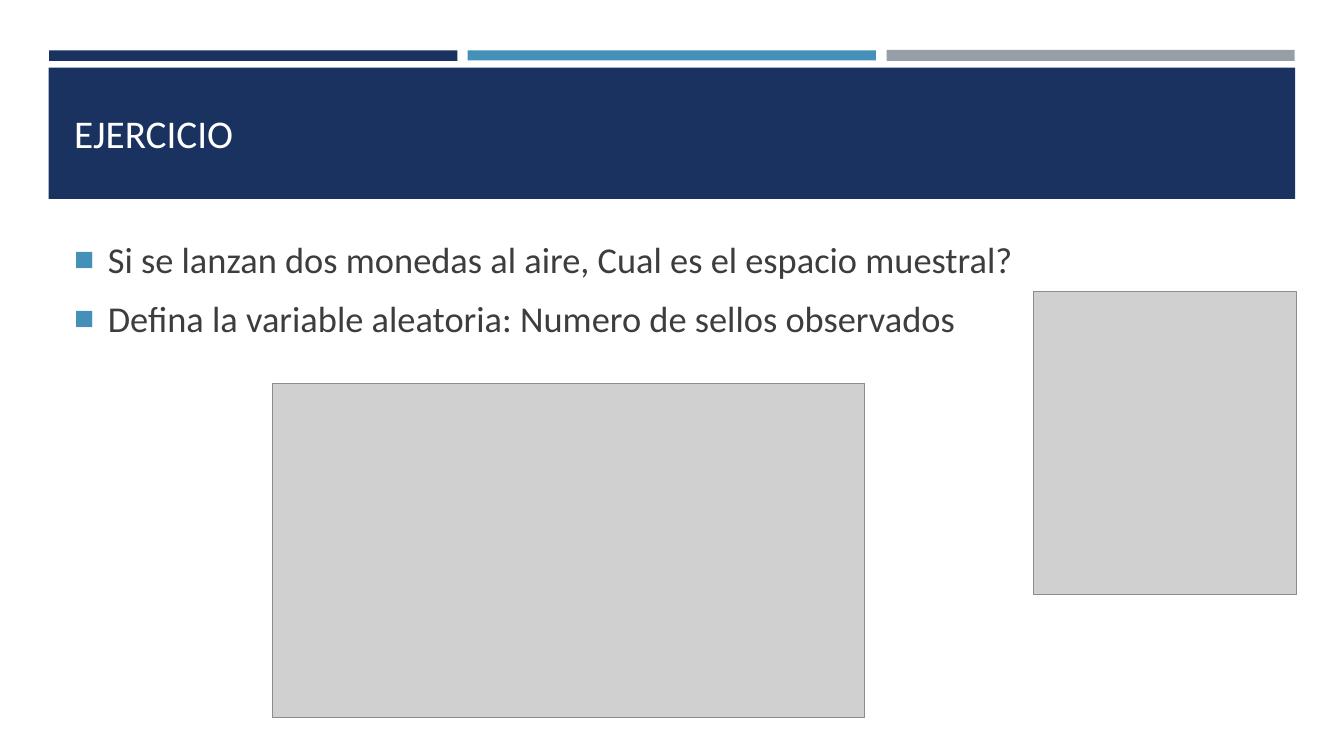
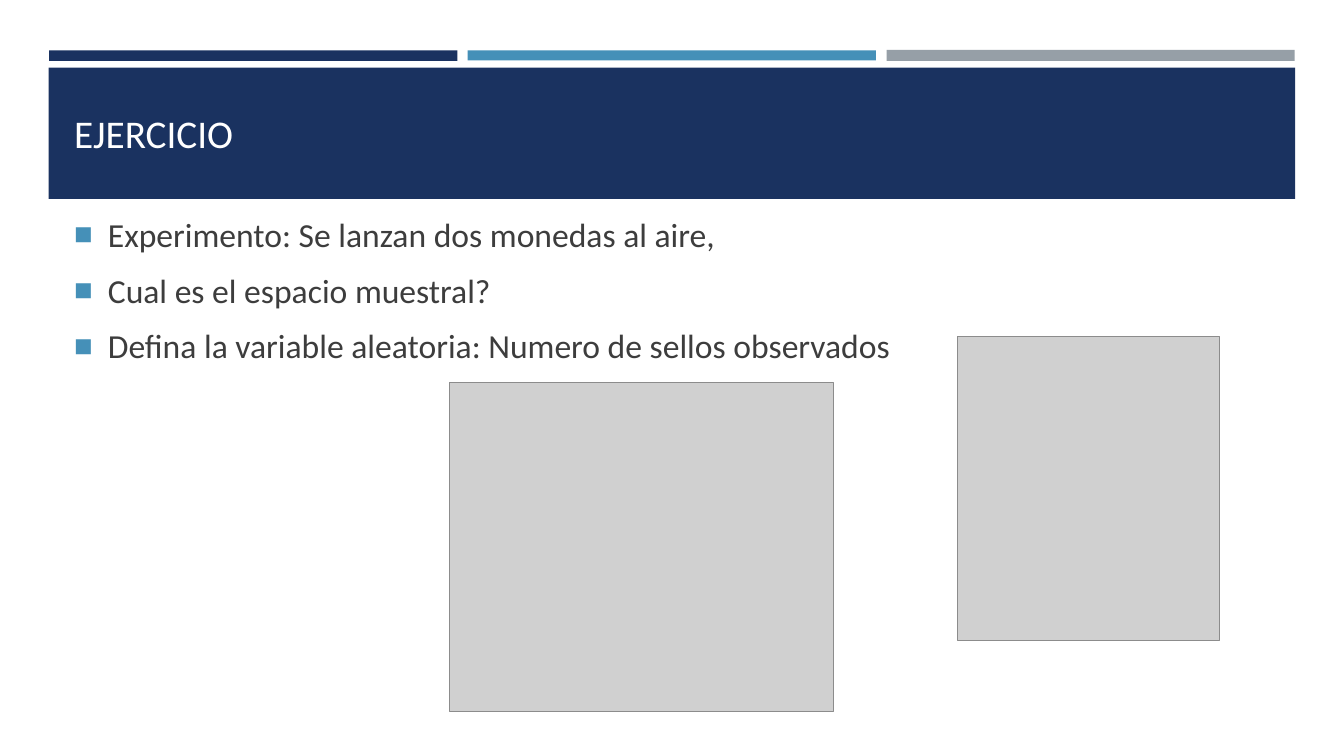
Before and after one commit to estadisticaITM/estadisticaITM.github.io, a slide deck: slide 14 of ITM_VAD_EBX.pptx (slide 24 before the commit). Drawn at 1344x756 pixels with LibreOffice and Linux fonts; fonts in the diff are those of the drawing; grey boxes stand for pictures. Boxes give left, top, right and bottom in pixels: in the first picture for what was removed or moved away, otherwise in the second. Text is boxed around its words. In the diff, an @@ line names an element or a change of style, - is before the commit and + after.

```diff
--- a/ITM_VAD_EBX.pptx
+++ b/ITM_VAD_EBX.pptx
@@ text at bbox=[108, 223, 715, 309]: text changed; size 26 to 24.1 pt @@
-■ Si se lanzan dos monedas al aire, Cual es el espacio muestral?
+■ Experimento: Se lanzan dos monedas al aire,
+■ Cual es el espacio muestral?
@@ text at bbox=[108, 334, 889, 359]: size 26 to 24.1 pt in "Defina la variable aleatoria: Numero de sellos ..." @@
@@ picture: place and size @@
-picture at bbox=[1033, 291, 1296, 595]
+picture at bbox=[958, 337, 1220, 640]
@@ picture: place and size @@
-picture at bbox=[272, 383, 865, 717]
+picture at bbox=[450, 383, 834, 712]
```
Also in this commit, not shown: 25 other slides changed, 14 slides added, 19 slides removed, 17 other files.
